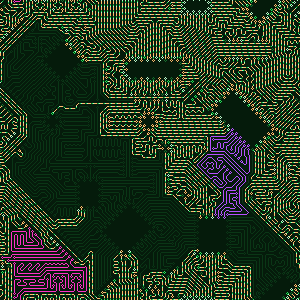
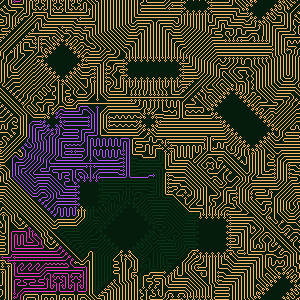
Layered file, before and after one edit (300x300). Changes by layer:
hid "frame 1", painted on it over [0, 0, 300, 300]
painted on "animated paths" over [2, 22, 300, 299]
